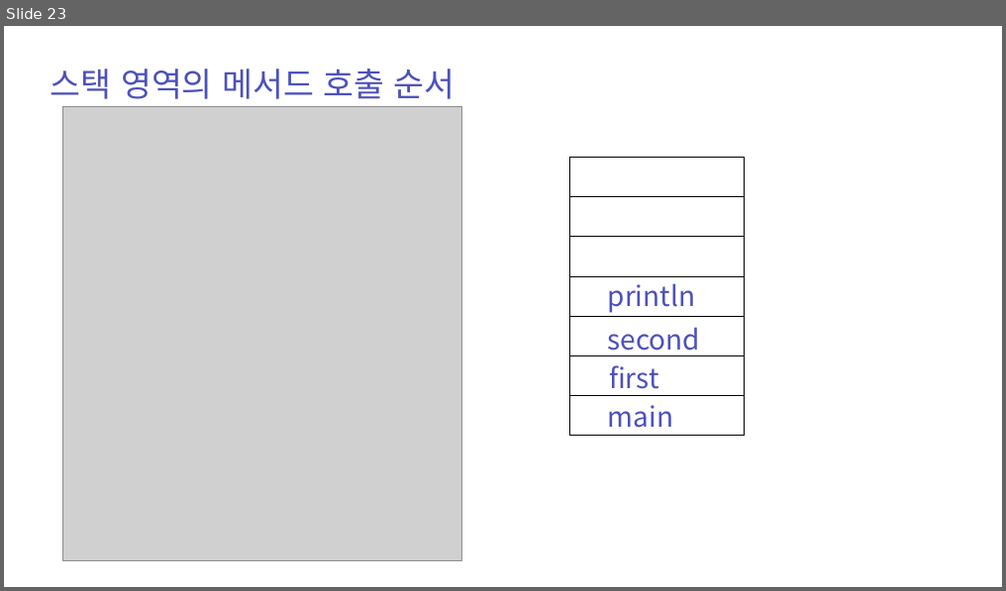
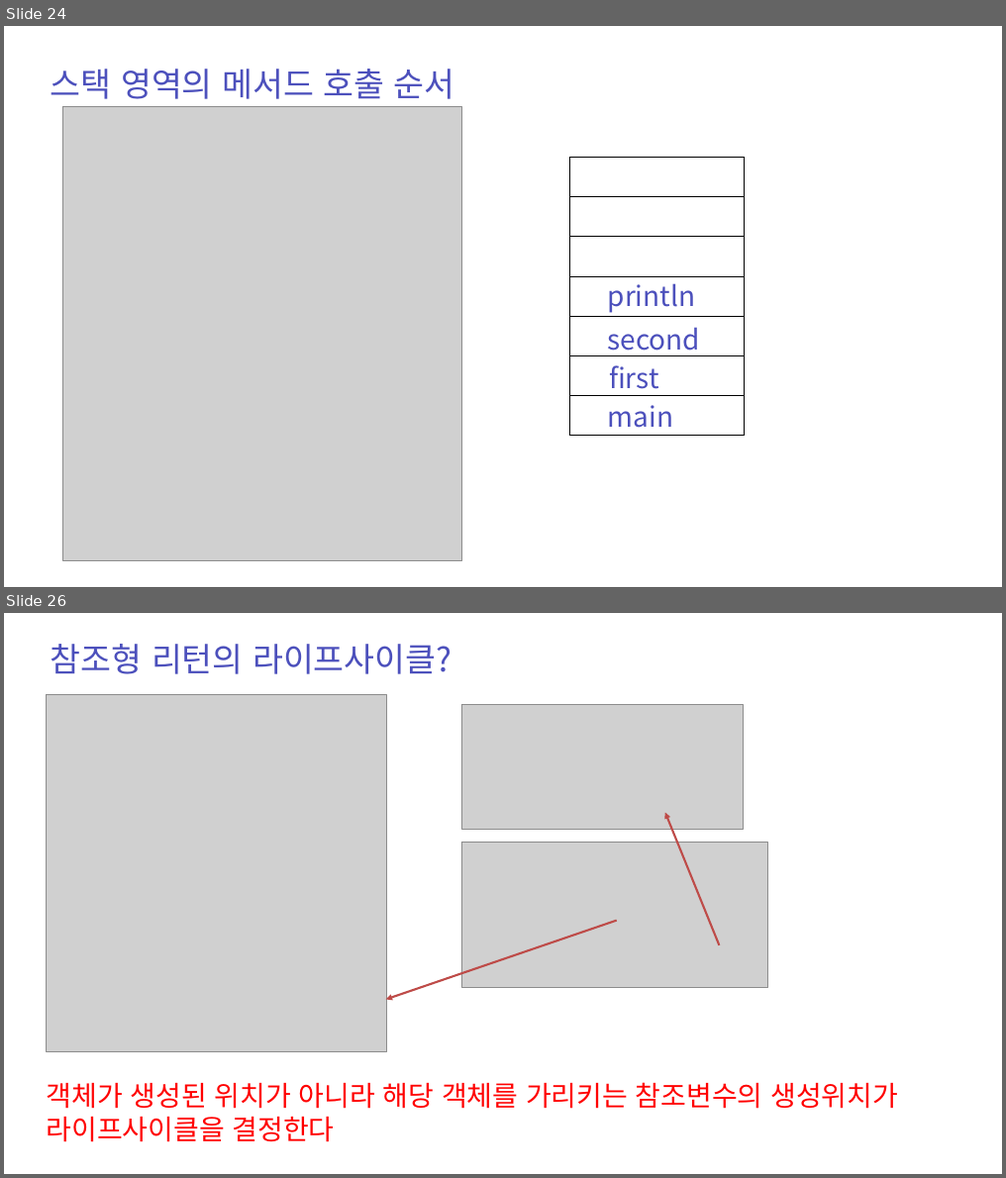
Before and after one commit to zest132/JavaLecture, a slide deck: JavaLecture/LectureFile/java 7강.pptx. Shown one above the other, each under a label of ours: slide 23 before the commit, slides 24 and 26 after it; the slides between them are not shown. The pictures are 1006x591 and 1006x1178 pixels, drawn with LibreOffice and Linux fonts; fonts in the diff are those of the drawing; grey boxes stand for pictures. Boxes give left, top, right and bottom in pixels: in the first picture for what was removed or moved away, otherwise in the second. Text is boxed around its words. In the diff, an @@ line names an element or a change of style, - is before the commit and + after.

```diff
--- a/JavaLecture/LectureFile/java 7강.pptx
+++ b/JavaLecture/LectureFile/java 7강.pptx
@@ slide 26 added at (4,613,1002,1174), background #FFFFFF @@
@@ text added at (51,644,451,674), 48 pt, text #4C50BC @@
+참조형 리턴의 라이프사이클?
@@ picture added at (46,695,386,1052) @@
@@ picture added at (461,704,743,829) @@
@@ arrow added from (719, 946) to (665, 813), #BF4C48 3 pt @@
@@ picture added at (461,842,768,987) @@
@@ arrow added from (617, 920) to (386, 1000), #BF4C48 3 pt @@
@@ text added at (47,1082,898,1143), 40 pt, text #FF0000 @@
+객체가 생성된 위치가 아니라 해당 객체를 가리키는 참조변수의 생성위치가 라이프사이클을 결정한다
@@ what was slide 23 is now slide 24 @@
```
Also in this commit, not shown: 5 slides changed, 2 other slides added, 2 slides removed, 5 other files.
